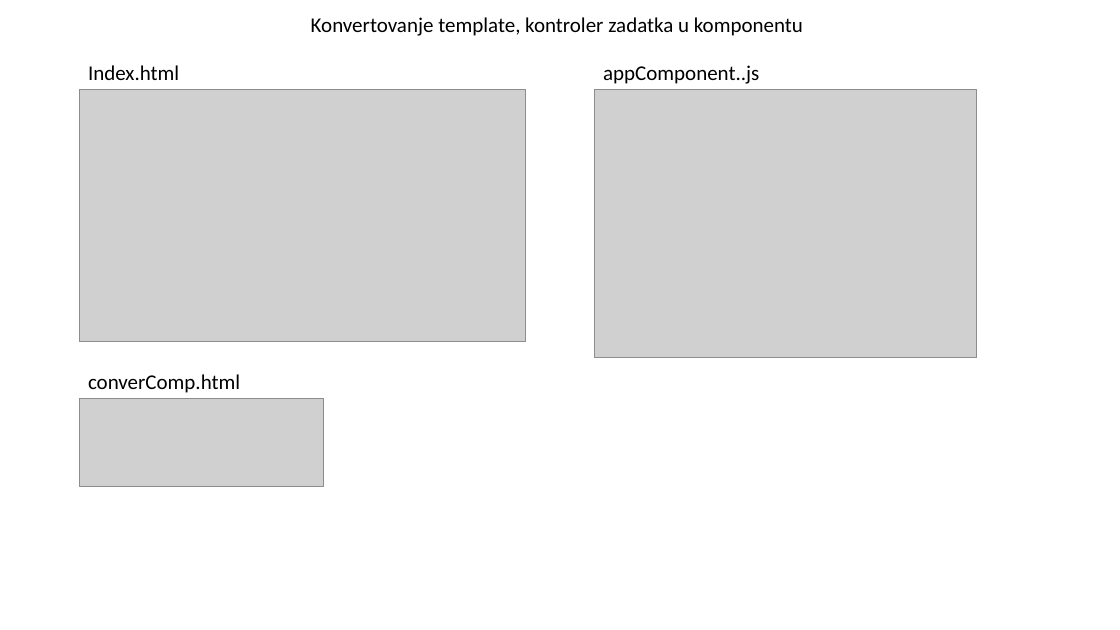
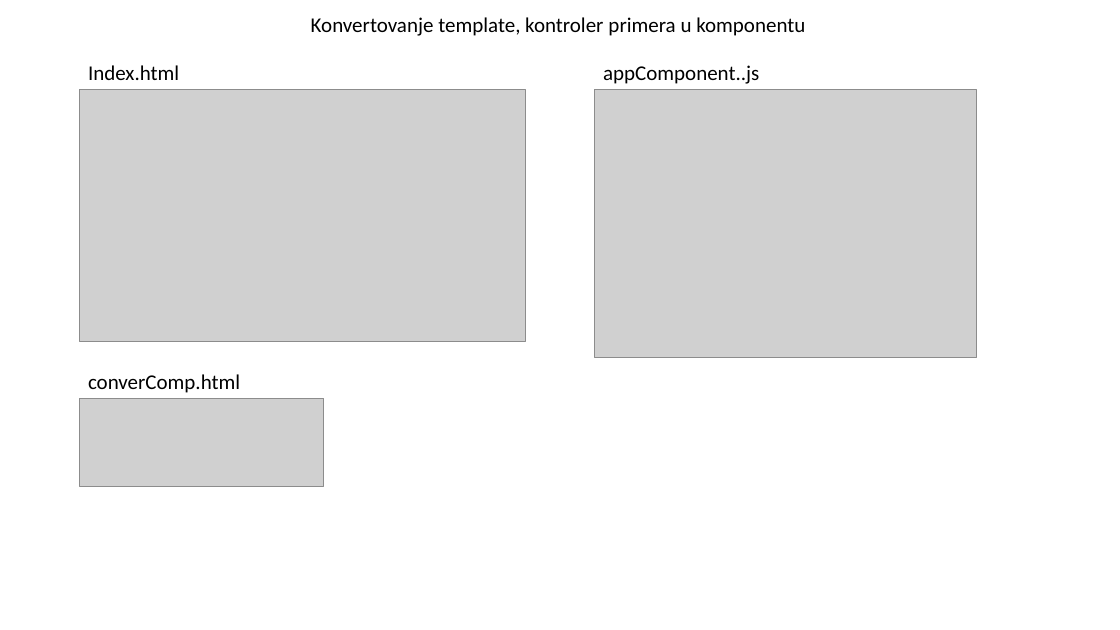
Before and after one commit to daniloMogin/kurs, a slide deck: slide 15 of AngularJS.pptx. Drawn at 1120x630 pixels with LibreOffice and Linux fonts; fonts in the diff are those of the drawing; grey boxes stand for pictures. Boxes give left, top, right and bottom in pixels: in the first picture for what was removed or moved away, otherwise in the second. Text is boxed around its words. In the diff, an @@ line names an element or a change of style, - is before the commit and + after.

```diff
--- a/AngularJS.pptx
+++ b/AngularJS.pptx
@@ text at [311, 17, 805, 36]: text changed @@
-Konvertovanje template, kontroler zadatka u komponentu
+Konvertovanje template, kontroler primera u komponentu
```
Also in this commit, not shown: 1 other slide changed, 4 other files.
